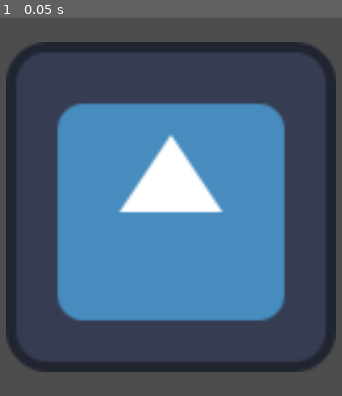
Above: before the commit, frame 1.
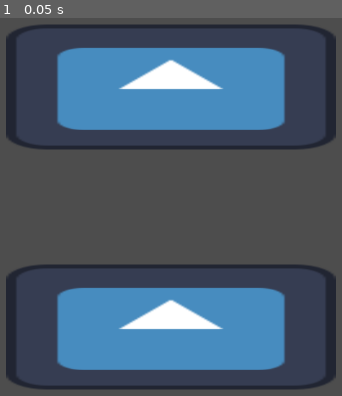
Above: after the commit, the same moment.

Repository: axQuadratic/IKEA-Escape-Quest
Game: Godot game, scene res://scenes/map-manager/floors/floor_block.tscn
Two runs of this game, one before a commit and one after it. Both use one fixed random seed, a clock stepped at 60 frames per second and the inputs below. This scene is started directly instead of the project's main scene. The engine's default icon, where the game draws it, is replaced by a stand-in: a white triangle on a blue panel in a dark square.
Inputs:
- Up to frame 1 (0.05 s): no input

The runs differ from the first frame. In frame 1, 57% of the frame differs, in the area x 1-99%, y 1-99%.

Commit message:
Update block floor

Diff:
--- a/scenes/map-manager/floors/floor_block.tscn
+++ b/scenes/map-manager/floors/floor_block.tscn
@@ -3,7 +3,7 @@
 [ext_resource type="Script" path="res://scripts/map-manager/floor_placeholder_tile.gd" id="1_p7n2w"]
 
 [sub_resource type="RectangleShape2D" id="RectangleShape2D_wuhb1"]
-size = Vector2(528, 528)
+size = Vector2(528, 200)
 
 [node name="Root" type="Node2D"]
 script = ExtResource("1_p7n2w")
@@ -12,22 +12,18 @@
 position = Vector2(640, 360)
 
 [node name="CollisionShape2D" type="CollisionShape2D" parent="StaticBody2D"]
+position = Vector2(0, -192)
+shape = SubResource("RectangleShape2D_wuhb1")
+
+[node name="CollisionShape2D2" type="CollisionShape2D" parent="StaticBody2D"]
+position = Vector2(0, 192)
 shape = SubResource("RectangleShape2D_wuhb1")
 
 [node name="SpawnPoint" type="Node2D" parent="."]
-position = Vector2(180, 180)
-
-[node name="SpawnPoint2" type="Node2D" parent="."]
-position = Vector2(180, 540)
-
-[node name="SpawnPoint3" type="Node2D" parent="."]
-position = Vector2(1100, 180)
+position = Vector2(640, 360)
 
 [node name="SpawnPoint5" type="Node2D" parent="."]
-position = Vector2(180, 360)
+position = Vector2(320, 360)
 
 [node name="SpawnPoint6" type="Node2D" parent="."]
-position = Vector2(1100, 360)
-
-[node name="SpawnPoint4" type="Node2D" parent="."]
-position = Vector2(1100, 540)
+position = Vector2(960, 360)
